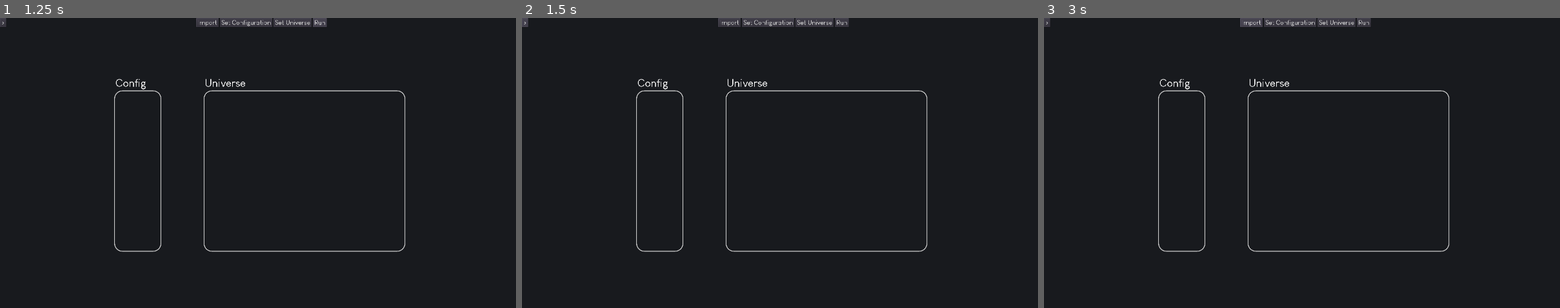
Above: before the commit, frames 1-3 (left to right).
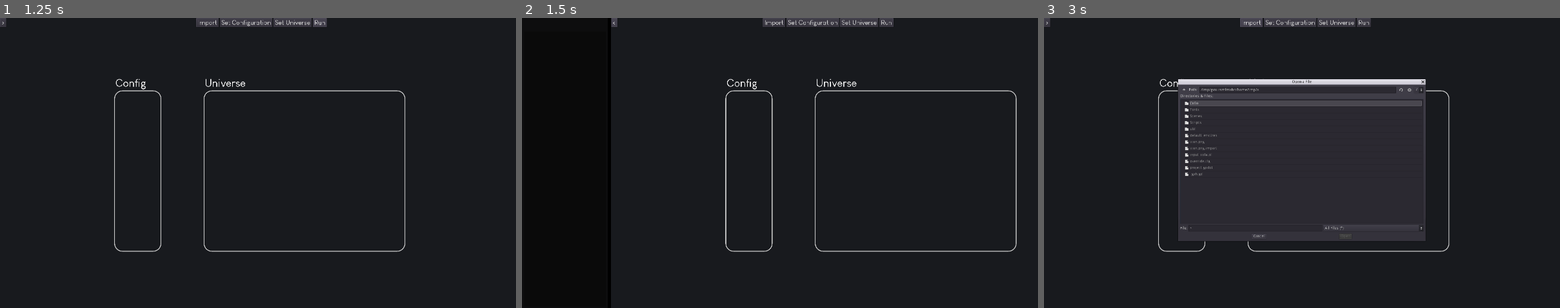
Above: after the commit, the same moments.

Repository: Mickaly13X/wv_project
Game: Godot game, scene res://Scenes/Main.tscn
Two runs of this game, one before a commit and one after it. Both use one fixed random seed, a clock stepped at 60 frames per second and the inputs below.
Inputs:
- Up to frame 1 (1.25 s): click "Run" at 0.5 s
- Up to frame 2 (1.5 s): click ">" at 1.25 s
- Up to frame 3 (3 s): click ">" (after the commit: "<") at 2 s; click "Import" at 2.75 s

Frame 1 is identical in both runs. In frame 2, 2.6% of the frame differs, in the area x 0-96%, y 0-100%; in frame 3, 6.4%, in the area x 25-75%, y 21-78%.
Error before the commit: Parse Error: Expected identifier as member (res://Scripts/main.gd:141)
Error after the commit: Invalid call. Nonexistent function 'to_cola' in base 'Nil'. (res://Scripts/classes.gd:247)

Commit message:
createFile

Diff:
--- a/Visualizer/Scripts/Main.gd
+++ b/Visualizer/Scripts/Main.gd
@@ -138,7 +138,8 @@
 
 	var file = File.new()
 	file.open("input_cola.pl", File.WRITE)
-	file.
+	file.store_string(g.problem.to_cola())
+	file.close()
 
 
 func fetch(function_name: String, arguments: Array = []) -> PoolStringArray:
@@ -312,8 +313,9 @@
 
 func run():
 
-	var sol = fetch("coso")
-	show_message("Solution is " + sol[0])
+	create_cola_file()
+	#var sol = fetch("coso")
+	#show_message("Solution is " + sol[0])
 #	if Config.get_size() ==  0:
 #		show_message("Config not defined!")
 #	if Universe.get_size() ==  0:
Not shown, removed: Visualizer/input_cola.pl
